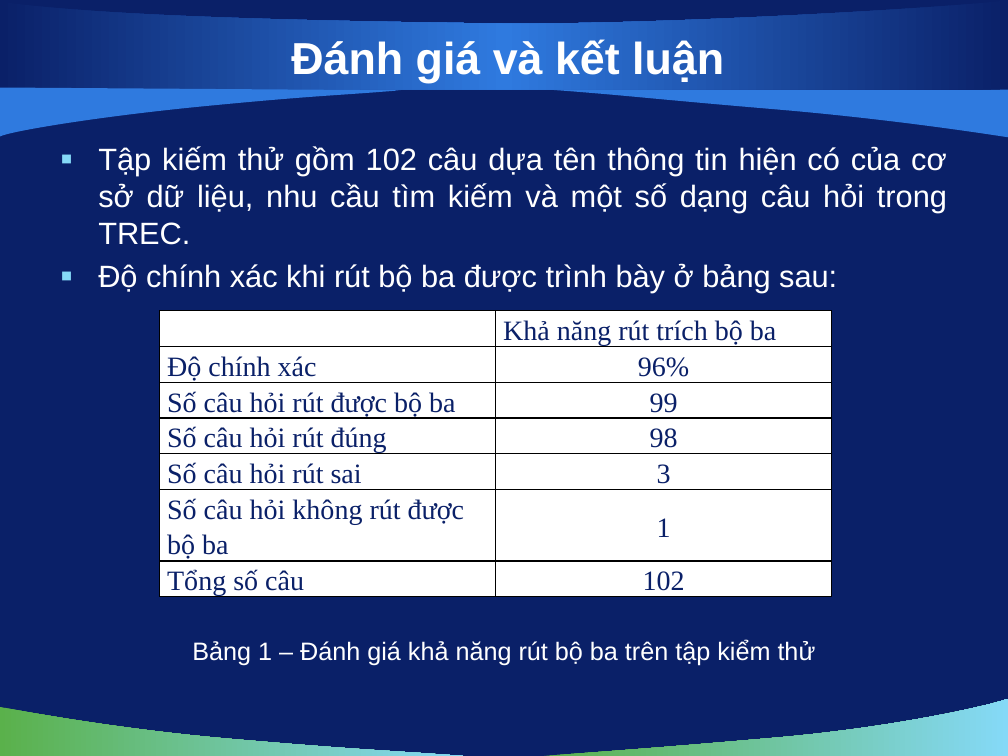
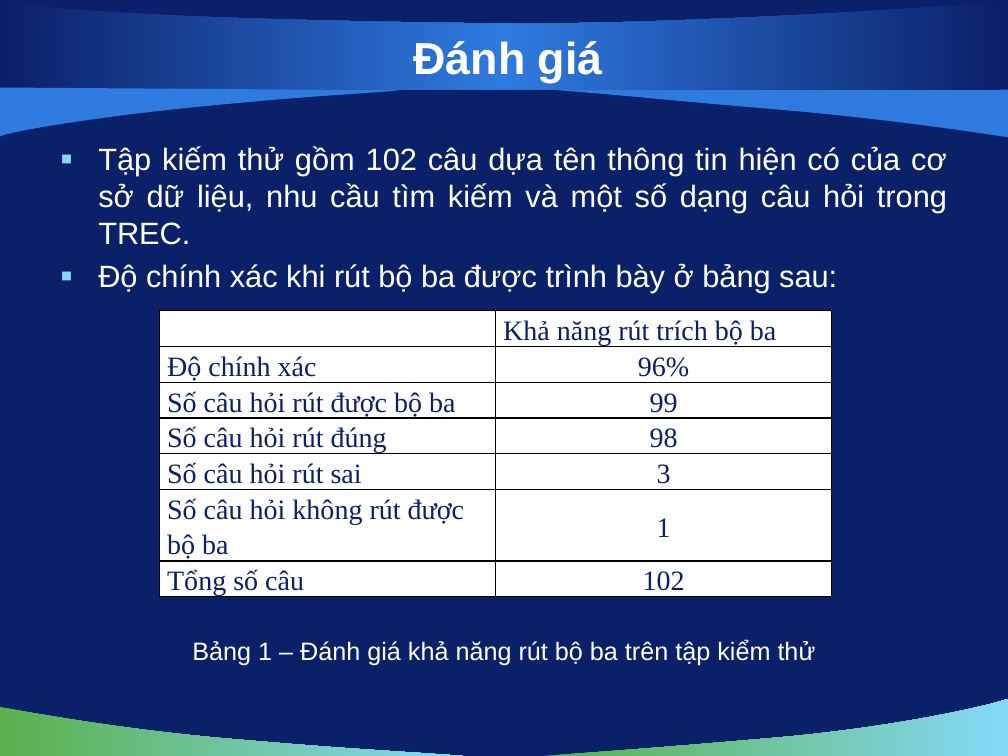
Before and after one commit to vuaviet/filnalproject, a slide deck: slide 8 of De Cuong/bao cao luan van/slide 0.3 (add 2 slide danh gia).pptx. Drawn at 1008x756 pixels with LibreOffice and Linux fonts; fonts in the diff are those of the drawing; background and template pictures are left out. Boxes give left, top, right and bottom in pixels: in the first picture for what was removed or moved away, otherwise in the second. Text is boxed around its words. In the diff, an @@ line names an element or a change of style, - is before the commit and + after.

```diff
--- a/De Cuong/bao cao luan van/slide 0.3 (add 2 slide danh gia).pptx
+++ b/De Cuong/bao cao luan van/slide 0.3 (add 2 slide danh gia).pptx
@@ title at <box>413,41,603,83</box>: text changed @@
-Đánh giá và kết luận
+Đánh giá
```
Also in this commit, not shown: 3 other slides changed, 2 slides added, 1 other file.
